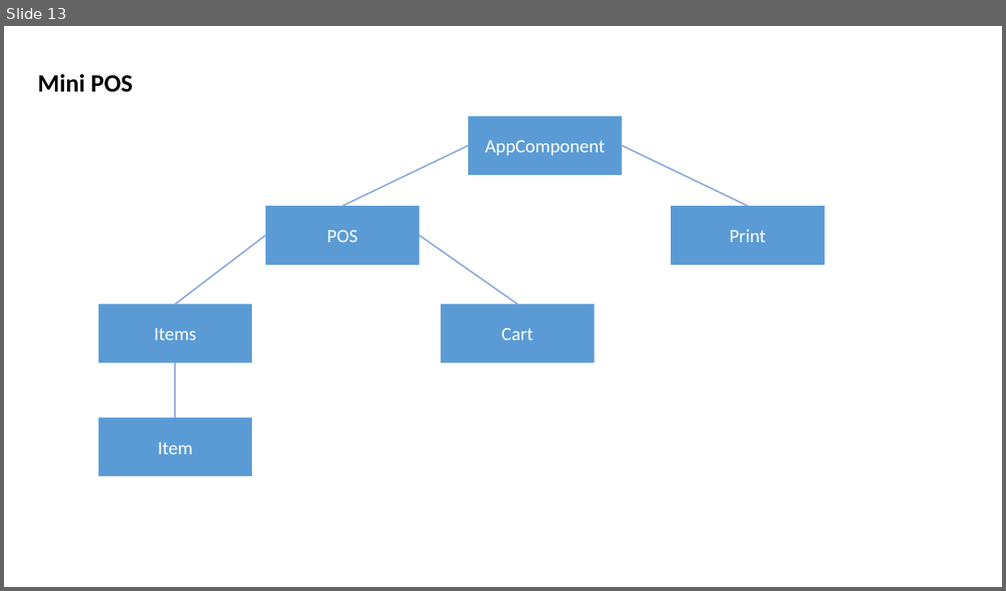
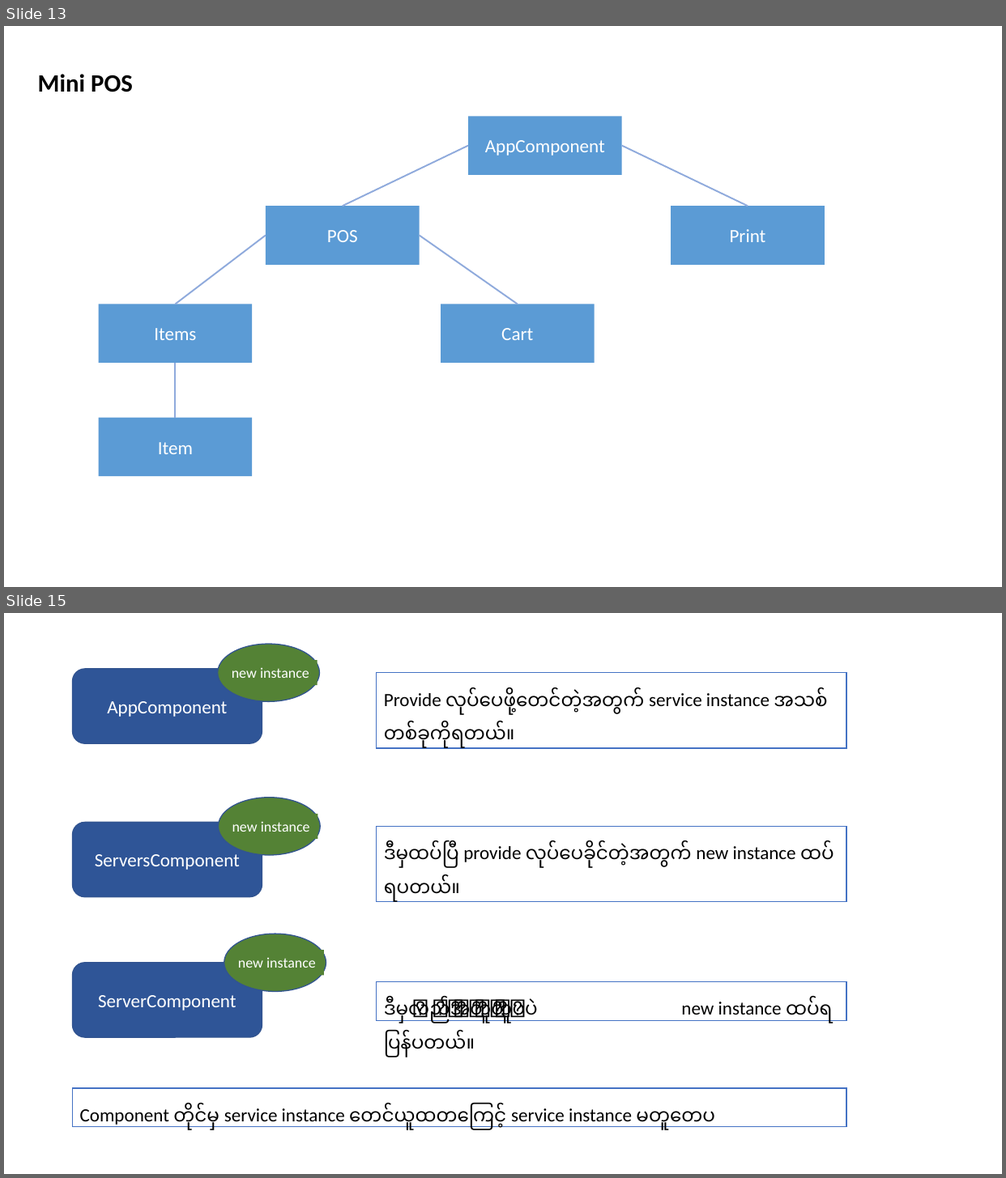
Before and after one commit to yeminko/angular-training, a slide deck: Resources/Notes.pptx. Shown one above the other, each under a label of ours: slide 13 before the commit, slides 13 and 15 after it; the slides between them are not shown. The pictures are 1006x591 and 1006x1178 pixels, drawn with LibreOffice and Linux fonts; fonts in the diff are those of the drawing. Boxes give left, top, right and bottom in pixels: in the first picture for what was removed or moved away, otherwise in the second. Text is boxed around its words. In the diff, an @@ line names an element or a change of style, - is before the commit and + after.

Commit message:
[added] directive and services in test-project

```diff
--- a/Resources/Notes.pptx
+++ b/Resources/Notes.pptx
@@ slide 15 added at box(4, 613, 1002, 1174), background #FFFFFF @@
@@ ellipse added at box(217, 644, 319, 701), fill #548235, outline #325491 1 pt @@
@@ rounded rectangle added at box(72, 669, 262, 744), fill #2F5597, outline #325491 1 pt, 18 pt, text #FFFFFF @@
+AppComponent
@@ text added at box(232, 667, 309, 678), 14 pt, text #FFFFFF @@
+new instance
@@ rectangle added at box(377, 673, 847, 748), fill #FFFFFF, outline #4472C4 1 pt, 18 pt, text #000000 @@
+Provide လုပ်ပေးဖို့တောင်းတဲ့အတွက် service instance အသစ်တစ်ခုကိုရတယ်။
@@ ellipse added at box(218, 797, 320, 855), fill #548235, outline #325491 1 pt @@
@@ rounded rectangle added at box(72, 823, 262, 897), fill #2F5597, outline #325491 1 pt, 18 pt, text #FFFFFF @@
+ServersComponent
@@ text added at box(232, 821, 310, 832), 14 pt, text #FFFFFF @@
+new instance
@@ rectangle added at box(377, 826, 847, 902), fill #FFFFFF, outline #4472C4 1 pt, 18 pt, text #000000 @@
+ဒီမှာထပ်ပြီး provide လုပ်ပေးခိုင်းတဲ့အတွက် new instance ထပ်ရပါတယ်။
@@ ellipse added at box(224, 934, 326, 992), fill #548235, outline #325491 1 pt @@
@@ rounded rectangle added at box(72, 963, 262, 1037), fill #2F5597, outline #325491 1 pt, 18 pt, text #FFFFFF @@
+ServerComponent
@@ text added at box(238, 957, 316, 968), 14 pt, text #FFFFFF @@
+new instance
@@ rectangle added at box(377, 982, 847, 1021), fill #FFFFFF, outline #4472C4 1 pt, 18 pt, text #000000 @@
+ဒီမှာလည်း အတူတူပါပဲ new instance ထပ်ရပြန်ပါတယ်။
@@ rectangle added at box(72, 1088, 846, 1127), fill #FFFFFF, outline #4472C4 1 pt, 18 pt, text #000000 @@
+Component တိုင်းမှာ service instance တောင်းယူထားတာကြောင့် service instance မတူတော့ပါ
```
Also in this commit, not shown: 1 other slide added, 18 other files.
